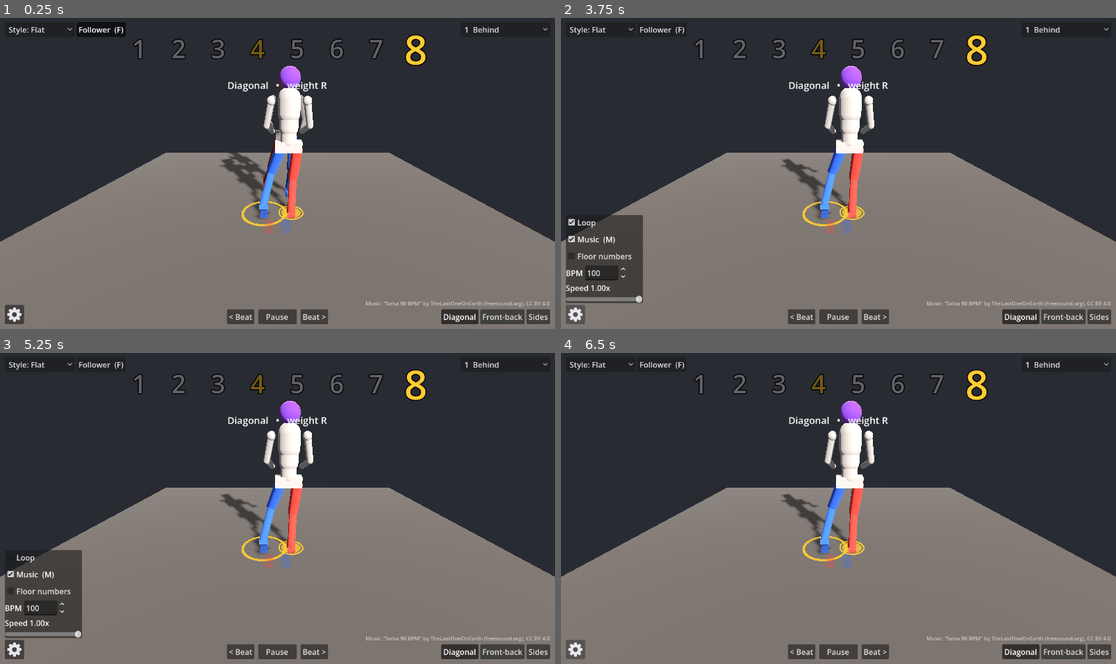
Above: before the commit, frames 1-4 (two rows, left to right).
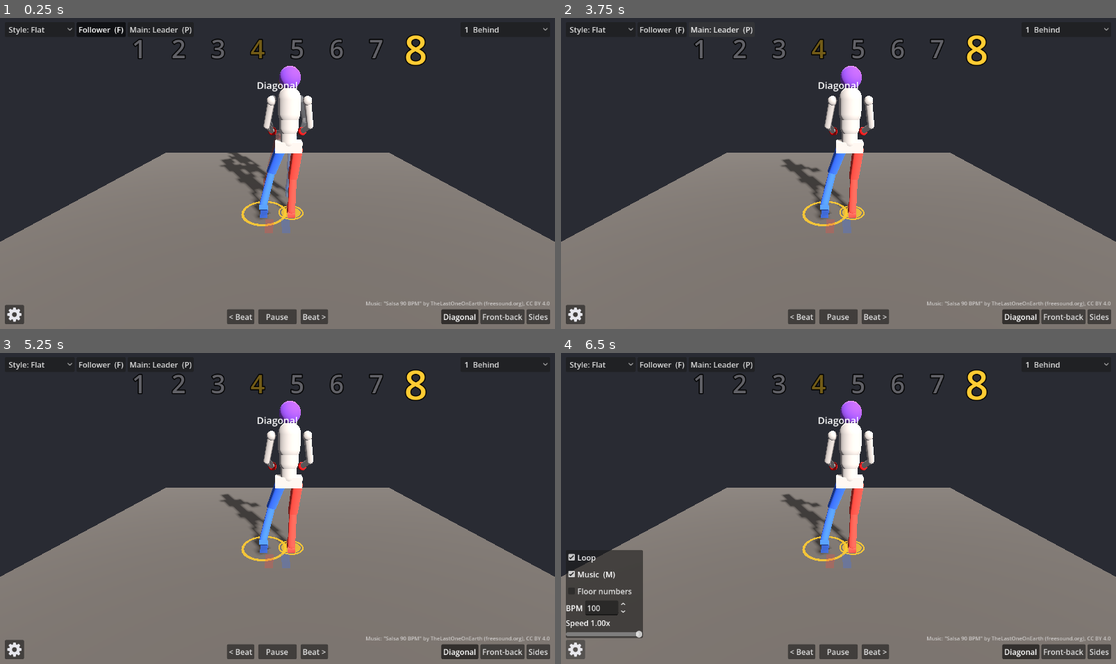
Above: after the commit, the same moments.

Repository: MarAvFe/ensenalsa
Game: Godot game, scene res://scenes/main.tscn
Two runs of this game, one before a commit and one after it. Both use one fixed random seed, a clock stepped at 60 frames per second and the inputs below.
Inputs (mouse positions are in pixels of both pictures, inside the frame that each line leads up to; where the layout moved, square brackets give the same spot in the first picture):
- Up to frame 1 (0.25 s): no input
- Up to frame 2 (3.75 s): click "1 Behind" at 0.5 s; click "Style: Flat" at 1.25 s; click "Follower (F)" at 2 s; click "< Beat" at 2.75 s; click (721, 30) [577, 313] at 3.5 s
- Up to frame 3 (5.25 s): click "Beat >" at 4.25 s; click (44, 558) at 5 s, where only the run before the commit has a clickable "Loop"
- Up to frame 4 (6.5 s): click (577, 648) at 5.77 s

The runs differ from the first frame. In frame 1, 0.6% of the frame differs, in the area x 23-59%, y 2-58%; in frame 2, 3.8%, in the area x 0-59%, y 2-92%; in frame 3, 3.8%; in frame 4, 3.8%.
Error before the commit: Invalid access to property or key 'yaw' on a base object of type 'Dictionary'. (res://scripts/main.gd:125)
Error after the commit: Invalid access to property or key 'yaw' on a base object of type 'Dictionary'. (res://scripts/main.gd:130)

Commit message:
Main dancer POV toggle, see-through partner, red leader hands, count-8 halo before a basic change
Weight text removed from the overhead label.

Co-Authored-By: Claude Opus 5.5 <noreply@anthropic.com>

Diff:
--- a/scripts/dancer.gd
+++ b/scripts/dancer.gd
@@ -18,7 +18,11 @@
 const FOREARM := 0.27
 
 @export var head_color := Color(0.55, 0.3, 0.8) # leader purple; the follower sets orange
-@export var dim := 0.0 # darkens every colour (the follower is dimmer so the leader reads first)
+@export var hand_color := Color(0.9, 0.12, 0.12) # leader: red, slightly bigger hands that lead
+@export var hand_size := 0.055
+
+var mats: Array[StandardMaterial3D] = [] # every body material, for set_alpha
+var halos: Array[MeshInstance3D] = [] # glow around the hands, for set_halo
 
 var pelvis: Node3D
 var legs := {} # "L"/"R" -> {hip, knee, ankle}
@@ -50,6 +54,21 @@
 		_capsule(ua, UPPER_ARM, 0.04, COL_BODY)
 		var fa := _joint(ua, "Forearm" + side, Vector3(0, -UPPER_ARM, 0))
 		_capsule(fa, FOREARM, 0.035, COL_BODY)
+		_sphere(fa, hand_size, Vector3(0, -FOREARM, 0), hand_color)
+		var glow := StandardMaterial3D.new()
+		glow.shading_mode = BaseMaterial3D.SHADING_MODE_UNSHADED
+		glow.transparency = BaseMaterial3D.TRANSPARENCY_ALPHA
+		glow.albedo_color = Color(1.0, 0.85, 0.3, 0.0)
+		var halo := MeshInstance3D.new()
+		halo.mesh = SphereMesh.new()
+		halo.mesh.radius = 0.11
+		halo.mesh.height = 0.22
+		halo.material_override = glow
+		halo.cast_shadow = GeometryInstance3D.SHADOW_CASTING_SETTING_OFF
+		halo.position.y = -FOREARM
+		halo.visible = false
+		fa.add_child(halo)
+		halos.append(halo)
 		arms[side] = {"upper": ua, "fore": fa}
 
 		var hip := _joint(pelvis, "Thigh" + side, Vector3(HIP_X * sx, -HIP_DROP, 0))
@@ -167,8 +186,25 @@
 
 func _mat(c: Color) -> StandardMaterial3D:
 	var m := StandardMaterial3D.new()
-	m.albedo_color = c.darkened(dim)
+	m.albedo_color = c
+	mats.append(m)
 	return m
+
+
+## See-through body (the dancer who is not the main character). 1 = opaque.
+func set_alpha(a: float) -> void:
+	for m in mats:
+		m.albedo_color.a = a
+		# depth pre-pass keeps a see-through body from showing its own back faces through itself
+		m.transparency = BaseMaterial3D.TRANSPARENCY_ALPHA_DEPTH_PRE_PASS if a < 0.999 else BaseMaterial3D.TRANSPARENCY_DISABLED
+
+
+## Glow around the hands, 0..1 (the leader signals a coming basic change on count 8).
+func set_halo(a: float) -> void:
+	for h in halos:
+		h.visible = a > 0.01
+		h.material_override.albedo_color.a = 0.5 * a
+		h.scale = Vector3.ONE * (0.7 + 0.5 * a)
 
 
 ## Capsule from the joint along -Y (or +Y when up) for `length`.
--- a/scripts/main.gd
+++ b/scripts/main.gd
@@ -24,7 +24,7 @@
 
 var ui := {}
 var prints := {} # "side:x,z" -> {mesh, ring, label}
-var prints_basic := ""
+var prints_basic := "" # "basic|role" the footprints were built for
 var weight_disc: MeshInstance3D
 var cams: Array[Camera3D] = []
 var music := AudioStreamPlayer.new()
@@ -33,7 +33,9 @@
 var style: String # target style; `look` eases toward it so switching never snaps
 var look := {}
 var follower: Node3D
-var rig := Node3D.new() # cameras that frame the couple: centred between them when the follower dances
+var main_is_follower := false # whose point of view: cameras, footprints and weight follow the main dancer
+var pov := Node3D.new() # eases onto the main dancer's transform; all cameras hang under it
+var rig := Node3D.new() # under pov: cameras that frame the couple, centred between them when both dance
 var stretch := AudioEffectPitchShift.new()
 var next_seek_ms := 0
 var tick := AudioStreamPlayer.new() # counts are clicked when the music is off
@@ -51,7 +53,8 @@
 	for k in ch.styles[style]:
 		if k != "label":
 			look[k] = ch.styles[style][k]
-	add_child(rig)
+	add_child(pov)
+	pov.add_child(rig)
 	# [eye, look-at] per entry in CAM_NAMES. Dancer stands at the origin facing -Z, right = +X.
 	var r30 := Basis(Vector3.UP, deg_to_rad(30)) # orbit 30° toward the dancer's right
 	for v in [[Vector3(0, 1.5, 2.3), Vector3(0, 0.55, -0.1)], [Vector3(0, 1.5, -2.4), Vector3(0, 0.6, 0)],
@@ -63,7 +66,7 @@
 			cam.cull_mask = 1 # feet cam skips the upper body (layer 2)
 		if cams.size() == 3:
 			cam.fov = 38 # side close-up from far enough to keep wide steps in frame
-		(self if cams.size() == 2 else rig).add_child(cam) # the head-down cam stays the leader's view
+		(pov if cams.size() == 2 else rig).add_child(cam) # the head-down cam stays the main dancer's view
 		cam.look_at_from_position(v[0], v[1])
 		cams.append(cam)
 	_build_ui()
@@ -83,10 +86,12 @@
 	follower = Dancer.new()
 	follower.name = "Follower"
 	follower.head_color = Color(1.0, 0.55, 0.1)
-	follower.dim = 0.35
+	follower.hand_color = Dancer.COL_BODY
+	follower.hand_size = 0.042
 	follower.position = Vector3(0, 0, -ch.p.partner_distance) # in front of the leader, facing him
 	follower.rotation.y = PI
 	add_child(follower)
+	set_main(false)
 	weight_disc = _flat(CylinderMesh.new(), GOLD, 0.8)
 	weight_disc.mesh.top_radius = 0.13
 	weight_disc.mesh.bottom_radius = 0.13
@@ -125,10 +130,20 @@
 		look[k] = lerpf(look[k], ch.styles[style][k], 1.0 - exp(-dt * 6.0))
 	look.yaw = look.hip_twist * pose.twist
 	dancer.apply(pose.feet, pose.pitch, pose.pelvis, ch.p.pelvis_height, pose.dip, look)
+	var ease := 1.0 - exp(-dt * 4.0)
 	var centre: float = -ch.p.partner_distance / 2.0 if follower.visible else 0.0
-	rig.position.z = lerpf(rig.position.z, centre, 1.0 - exp(-dt * 4.0))
+	rig.position.z = lerpf(rig.position.z, centre, ease)
+	pov.transform = pov.transform.interpolate_with(main_dancer().transform, ease)
+	# count 8 with a different basic queued: the leader's hands glow to prepare the change
+	var prep := 0.0
+	if queued != cur_basic:
+		prep = smoothstep(6.5, 7.0, t) * (1.0 - smoothstep(7.6, 8.0, t)) * (0.8 + 0.2 * sin(TAU * 2.0 * t))
+	dancer.set_halo(prep)
+	var main_pose := pose
 	if follower.visible:
 		var m := ch.sample(t, prev_basic, cur_basic, queued, true)
+		if main_is_follower:
+			main_pose = m
 		var look_f := look.duplicate()
 		look_f.yaw = look.hip_twist * m.twist
 		follower.apply(m.feet, m.pitch, m.pelvis, ch.p.pelvis_height, m.dip, look_f)
@@ -140,7 +155,7 @@
 			dancer.hold(side, at, h)
 			follower.hold(other, at, h)
 	ui.play.text = "Pause" if playing else "Play"
-	_update_markers(pose, t)
+	_update_markers(main_pose, t)
 	_sync_music()
 
 
@@ -171,13 +186,27 @@
 
 ## Floor position (Godot) of the footprint for a dancer-frame foot position.
 func _floor_pos(f: Vector3, y := 0.002) -> Vector3:
-	return dancer.global_transform * Vector3(f.x, y, -f.z - FOOT_FWD)
+	return main_dancer().global_transform * Vector3(f.x, y, -f.z - FOOT_FWD)
+
+
+func main_dancer() -> Node3D:
+	return follower if main_is_follower else dancer
+
+
+## Choose the main dancer; the other one turns see-through. The follower must be dancing to be main.
+func set_main(is_follower: bool) -> void:
+	main_is_follower = is_follower and follower.visible
+	dancer.set_alpha(0.3 if main_is_follower else 1.0)
+	follower.set_alpha(1.0 if main_is_follower else 0.3)
+	if ui.has("main"):
+		ui.main.set_pressed_no_signal(main_is_follower)
+		ui.main.text = "Main: %s  (P)" % ("Follower" if main_is_follower else "Leader")
 
 
 func _update_markers(pose: Dictionary, t: float) -> void:
 	var i := int(floor(t))
 	var st: Dictionary = pose.state
-	if cur_basic != prints_basic:
+	if "%s|%s" % [cur_basic, main_is_follower] != prints_basic:
 		_build_prints(cur_basic)
 	for key in prints:
 		var pr: Dictionary = prints[key]
@@ -199,7 +228,7 @@
 		var col := GOLD if tap else Color(0.85, 0.85, 0.9)
 		lbl.add_theme_color_override("font_color", col if cur else col.darkened(0.55))
 		lbl.add_theme_font_size_override("font_size", 84 if cur else 52)
-	ui.info.text = "%s   •   weight %s" % [ch.labels[cur_basic], w_side]
+	ui.info.text = ch.labels[cur_basic]
 	if queued != cur_basic:
 		ui.info.text += "   •   %s on the next 1" % ch.labels[queued]
 
@@ -210,12 +239,12 @@
 
 ## Footprints for one basic.
 func _build_prints(basic: String) -> void:
-	prints_basic = basic
+	prints_basic = "%s|%s" % [basic, main_is_follower]
 	for pr in prints.values():
 		pr.mesh.queue_free()
 	prints.clear()
 	var counts := {}
-	for st in ch.basics[basic]:
+	for st in (ch.follower if main_is_follower else ch.basics)[basic]:
 		for side in ["L", "R"]:
 			if st.action[side] in ["step", "place", "tap"]:
 				var key := _key(side, st.feet[side])
@@ -229,7 +258,7 @@
 		var box := BoxMesh.new()
 		box.size = Vector3(0.10, 0.004, 0.26)
 		var m := _flat(box, SIDE_COL[side], 0.3)
-		m.position = _floor_pos(Vector3(info.pos.x, 0, info.pos.z))
+		m.transform = Transform3D(main_dancer().global_basis, _floor_pos(Vector3(info.pos.x, 0, info.pos.z))) # labels read from the main POV
 		add_child(m)
 		var lbl := Label3D.new()
 		lbl.text = side + "\n" + " ".join(info.counts.map(func(c): return str(c)))
@@ -296,6 +325,7 @@
 		KEY_1, KEY_2, KEY_3, KEY_4, KEY_5, KEY_6: set_camera(e.keycode - KEY_1)
 		KEY_M: ui.music.button_pressed = not music_on
 		KEY_F: ui.follower.button_pressed = not follower.visible
+		KEY_P: set_main(not main_is_follower)
 
 
 func _build_ui() -> void:
@@ -344,7 +374,11 @@
 	ui.follower = _button(top_left, "Follower  (F)", func(): pass)
 	ui.follower.toggle_mode = true
 	ui.follower.button_pressed = true
-	ui.follower.toggled.connect(func(on): follower.visible = on)
+	ui.follower.toggled.connect(func(on):
+		follower.visible = on
+		set_main(main_is_follower)) # hiding the follower hands the main role back to the leader
+	ui.main = _button(top_left, "", func(): set_main(not main_is_follower))
+	ui.main.toggle_mode = true
 	_corner(layer, top_left, Control.PRESET_TOP_LEFT)
 
 	# bottom centre: transport
Not shown, changed: README.md
